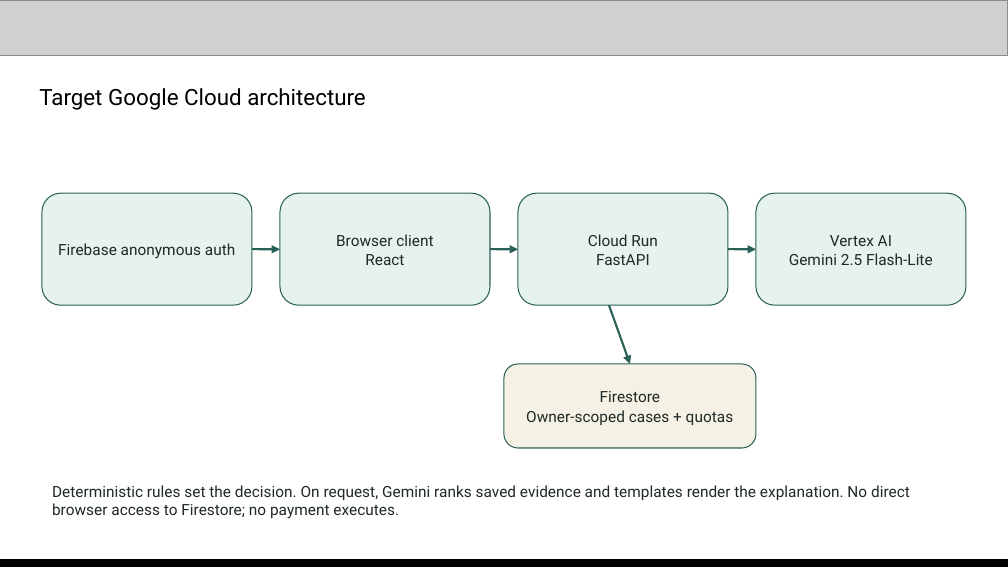
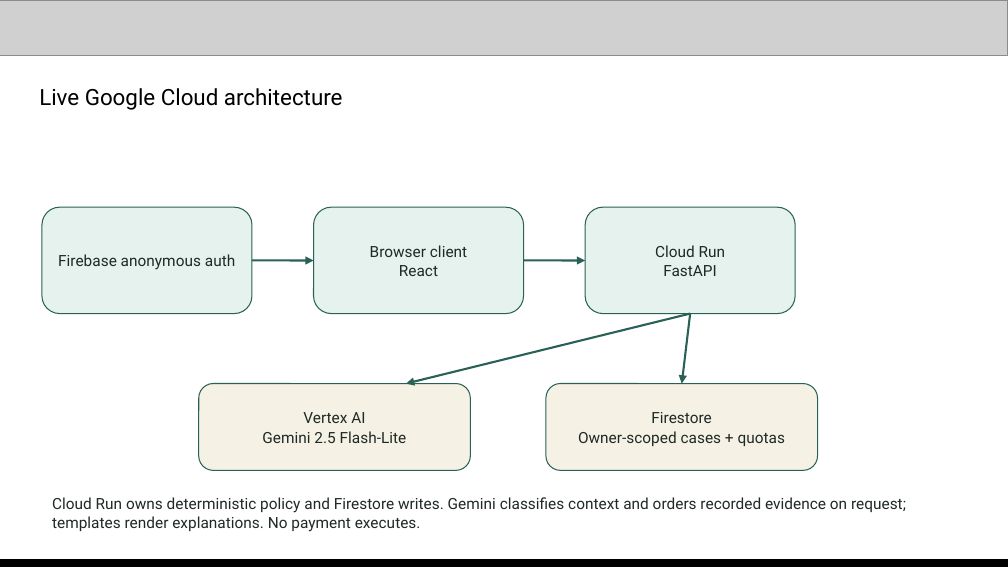
Before and after one commit to NikhilBudaniya/scamshield, a slide deck: slide 7 of artifacts/scamshield-hack2skill-submission.pptx (slide 8 before the commit). Drawn at 1008x567 pixels with LibreOffice and Linux fonts; fonts in the diff are those of the drawing; grey boxes stand for pictures. Boxes give left, top, right and bottom in pixels: in the first picture for what was removed or moved away, otherwise in the second. Text is boxed around its words. In the diff, an @@ line names an element or a change of style, - is before the commit and + after.

```diff
--- a/artifacts/scamshield-hack2skill-submission.pptx
+++ b/artifacts/scamshield-hack2skill-submission.pptx
@@ text at bbox=[39, 88, 343, 110]: text changed @@
-Target Google Cloud architecture
+Live Google Cloud architecture
@@ rounded rectangle "Firebase anonymous auth": place and size @@
-rounded rectangle "Firebase anonymous auth" at bbox=[42, 194, 252, 305]
+rounded rectangle "Firebase anonymous auth" at bbox=[42, 208, 252, 314]
@@ rounded rectangle "Browser client": place and size @@
-rounded rectangle "Browser client" at bbox=[280, 194, 490, 305]
+rounded rectangle "Browser client" at bbox=[313, 208, 523, 314]
@@ rounded rectangle "Cloud Run": place and size @@
-rounded rectangle "Cloud Run" at bbox=[518, 194, 728, 305]
+rounded rectangle "Cloud Run" at bbox=[586, 208, 795, 314]
@@ arrow added from (252, 260) to (313, 260), #296157 1.5 pt @@
@@ arrow removed from (490, 249) to (518, 249) @@
@@ arrow moved from (252, 249) - (280, 249) to (523, 260) - (586, 260) @@
@@ arrow removed from (728, 249) to (756, 249) @@
@@ arrow added from (690, 313) to (406, 384), #296157 1.5 pt @@
@@ arrow moved from (609, 305) - (630, 364) to (690, 313) - (681, 384) @@
@@ rounded rectangle "Vertex AI": place and size @@
-rounded rectangle "Vertex AI" at bbox=[756, 194, 966, 305]
+rounded rectangle "Vertex AI" at bbox=[199, 384, 470, 471]
@@ rounded rectangle "Vertex AI" at bbox=[199, 384, 470, 471]: fill #E5F2ED to #F5F2E5 @@
@@ rounded rectangle "Firestore": place and size @@
-rounded rectangle "Firestore" at bbox=[504, 364, 756, 448]
+rounded rectangle "Firestore" at bbox=[546, 384, 817, 471]
@@ text at bbox=[52, 497, 906, 532]: text changed @@
-Deterministic rules set the decision. On request, Gemini ranks saved evidence and templates render the explanation. No direct browser access to Firestore; no payment executes.
+Cloud Run owns deterministic policy and Firestore writes. Gemini classifies context and orders recorded evidence on request; templates render explanations. No payment executes.
```
Also in this commit, not shown: 7 other slides changed, 2 slides added, 4 slides removed, 3 other files.
